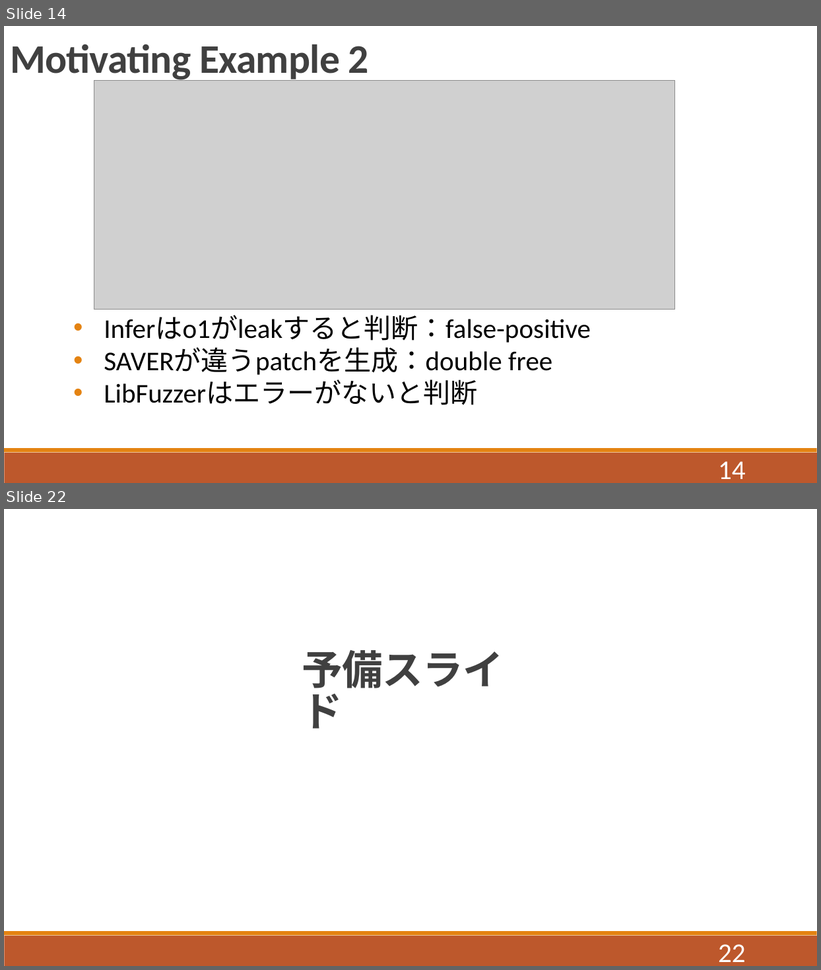
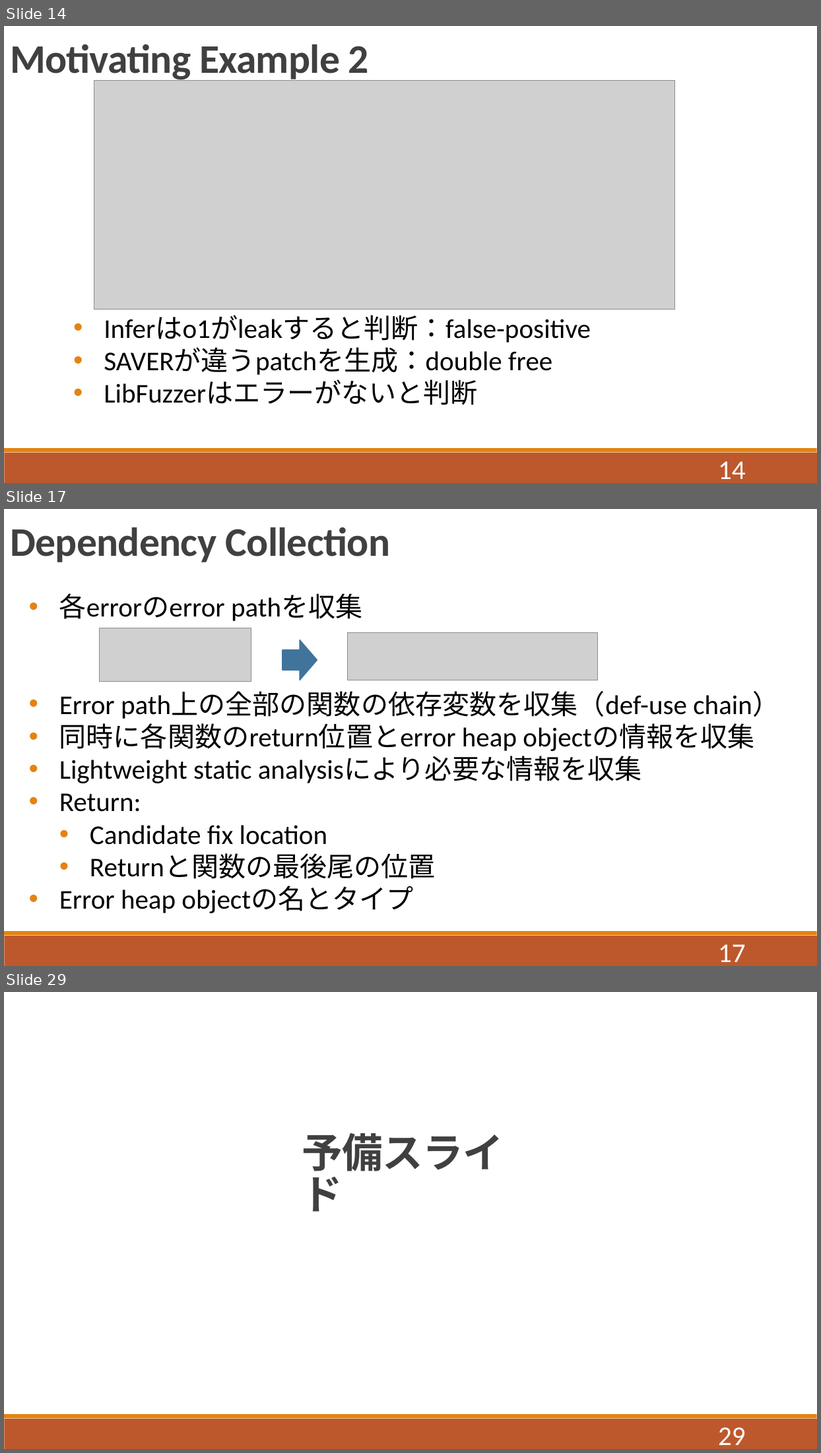
Before and after one commit to QIANZECHANG/MyResearch, a slide deck: 修論/修論発表.pptx. Shown one above the other, each under a label of ours: slides 14 and 22 before the commit, slides 14, 17 and 29 after it; the slides between them are not shown. The pictures are 821x970 and 821x1453 pixels, drawn with LibreOffice and Linux fonts; fonts in the diff are those of the drawing; grey boxes stand for pictures. Boxes give left, top, right and bottom in pixels: in the first picture for what was removed or moved away, otherwise in the second. Text is boxed around its words. In the diff, an @@ line names an element or a change of style, - is before the commit and + after.

```diff
--- a/修論/修論発表.pptx
+++ b/修論/修論発表.pptx
@@ slide 17 added at bbox=[4, 509, 817, 966], background #FFFFFF; not listed: 2 template elements that a slide beside it also shows @@
@@ text added at bbox=[10, 527, 390, 562], 48 pt, text #404040, bold @@
+Dependency Collection
@@ text added at bbox=[59, 593, 780, 914], 32 pt, text #000000 @@
+  • 各errorのerror pathを収集
+  • Error path上の全部の関数の依存変数を収集（def-use chain）
+  • 同時に各関数のreturn位置とerror heap objectの情報を収集
+  • Lightweight static analysisにより必要な情報を収集
+  • Return:
+    • Candidate fix location
+    • Returnと関数の最後尾の位置
+  • Error heap objectの名とタイプ
@@ picture added at bbox=[100, 628, 251, 682] @@
@@ right arrow added at bbox=[283, 640, 318, 681], fill #40749B, outline #40749B 1.25 pt @@
@@ picture added at bbox=[347, 633, 597, 681] @@
@@ page number added at bbox=[718, 945, 746, 962], 32 pt, text #FFFFFF @@
+17
@@ what was slide 22 is now slide 29 @@
@@ page number at bbox=[718, 1428, 746, 1445]: text changed @@
-22
+29
```
Also in this commit, not shown: 5 slides changed, 13 other slides added, 6 slides removed, 55 other files.
